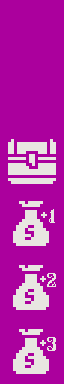
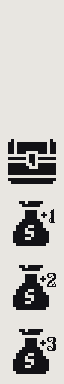
Layered file, before and after one edit (64x384). Changes by layer:
added layer "Back copy" above "Back" over [0, 0, 64, 384]
added layer "Back" above "Layer 0" over [0, 0, 64, 384]
hid "Layer 0" over [0, 0, 64, 384]
